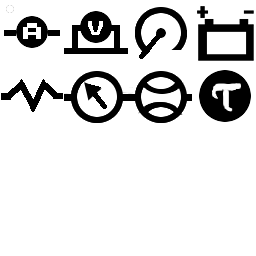
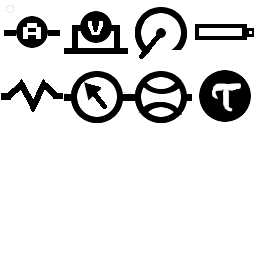
Revision of a layered 256px x 256px image; what changed, layer by layer:
painted on "power" over [195,6,254,61]
